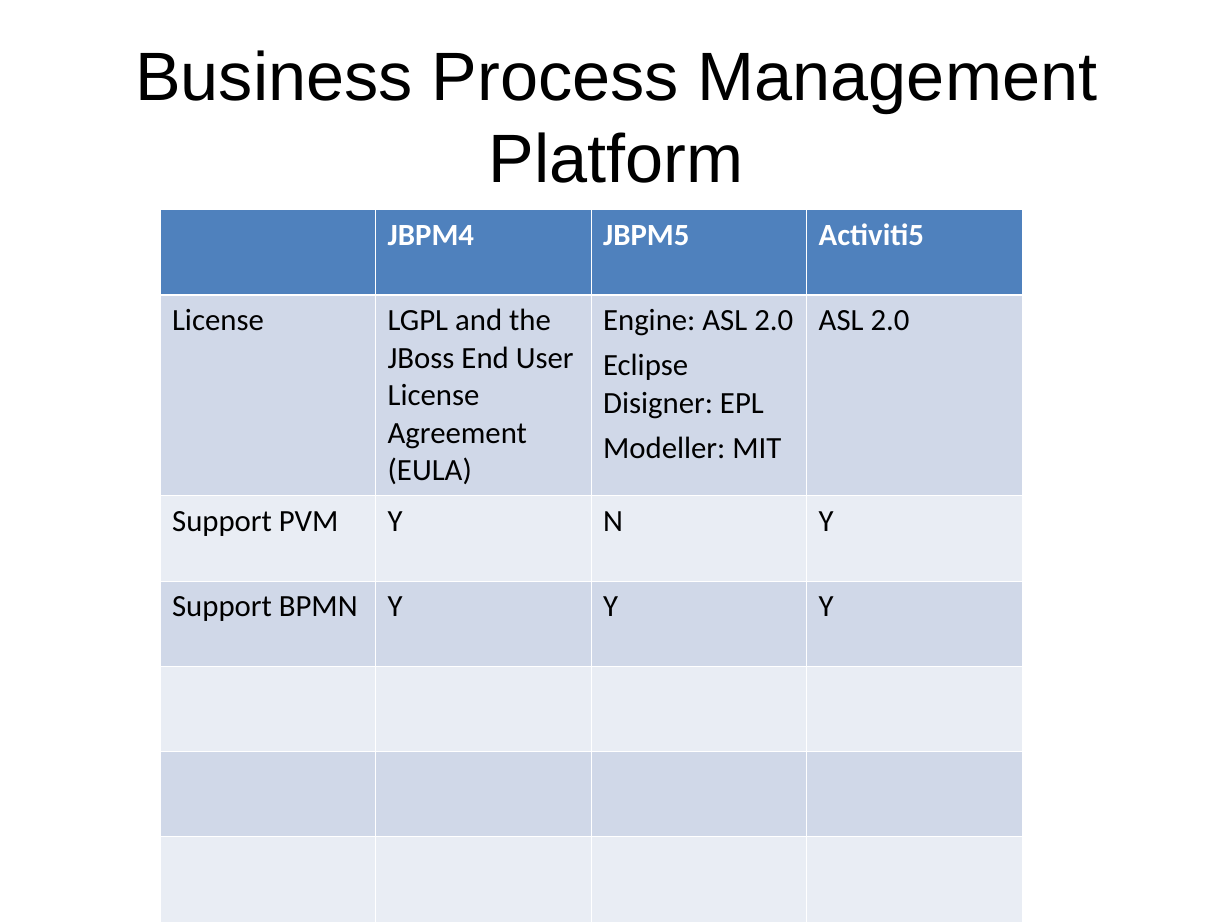
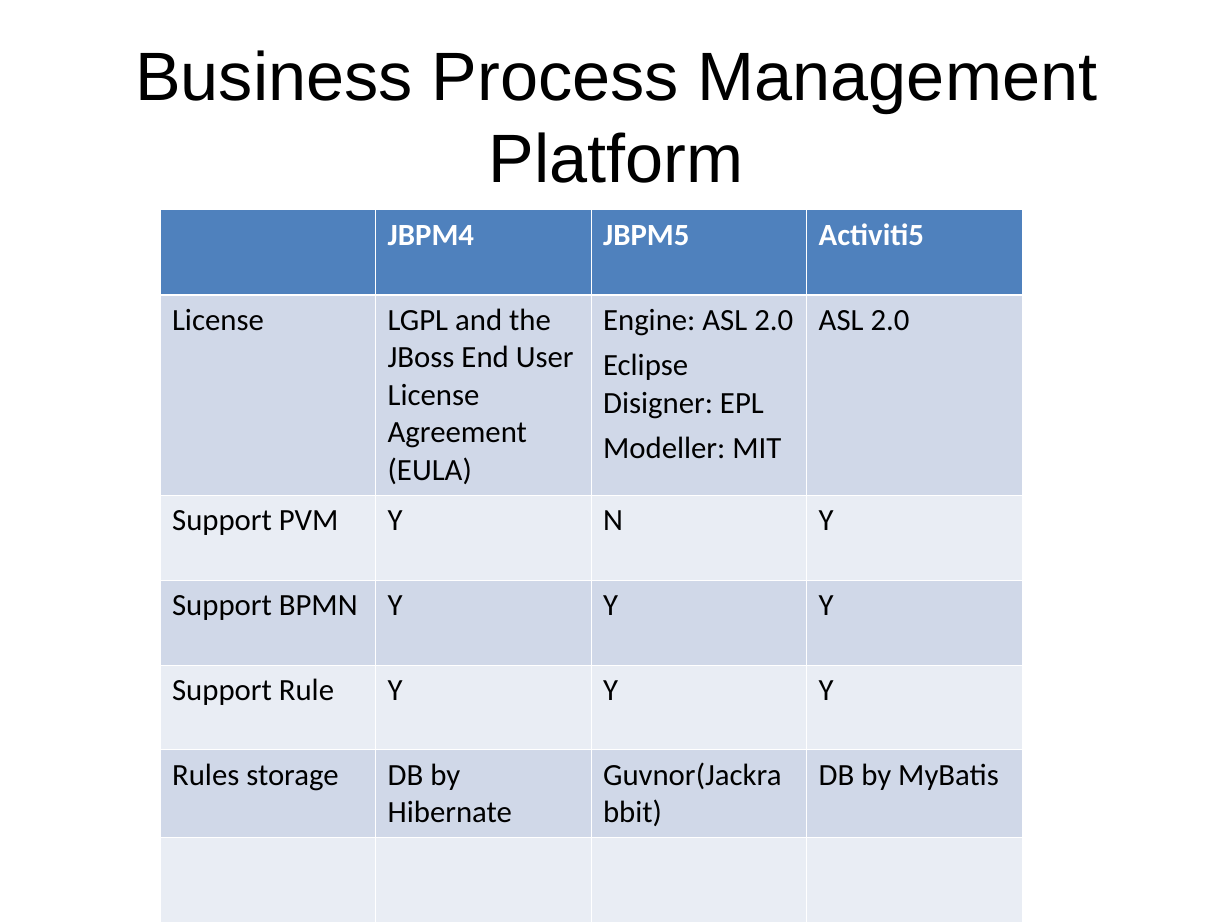
Before and after one commit to sunitawakchaure/activitidemo, a slide deck: slide 3 of BusMonitorActiviti/docs/BPM.ppt. Drawn at 1232x924 pixels with LibreOffice and Linux fonts; fonts in the diff are those of the drawing; background and template pictures are left out. Boxes give left, top, right and bottom in pixels: in the first picture for what was removed or moved away, otherwise in the second. Text is boxed around its words. In the diff, an @@ line names an element or a change of style, - is before the commit and + after.

```diff
--- a/BusMonitorActiviti/docs/BPM.ppt
+++ b/BusMonitorActiviti/docs/BPM.ppt
@@ table at (x1=160, y1=209, x2=1023, y2=922) @@
+row 5: Support Rule | Y | Y | Y
+row 6: Rules storage | DB by Hibernate | Guvnor(Jackrabbit) | DB by MyBatis
-row 6:  |  |  | 
-row 7:  |  |  | 
```
Also in this commit, not shown: 1 other slide changed, 10 slides added, 3 other files.
